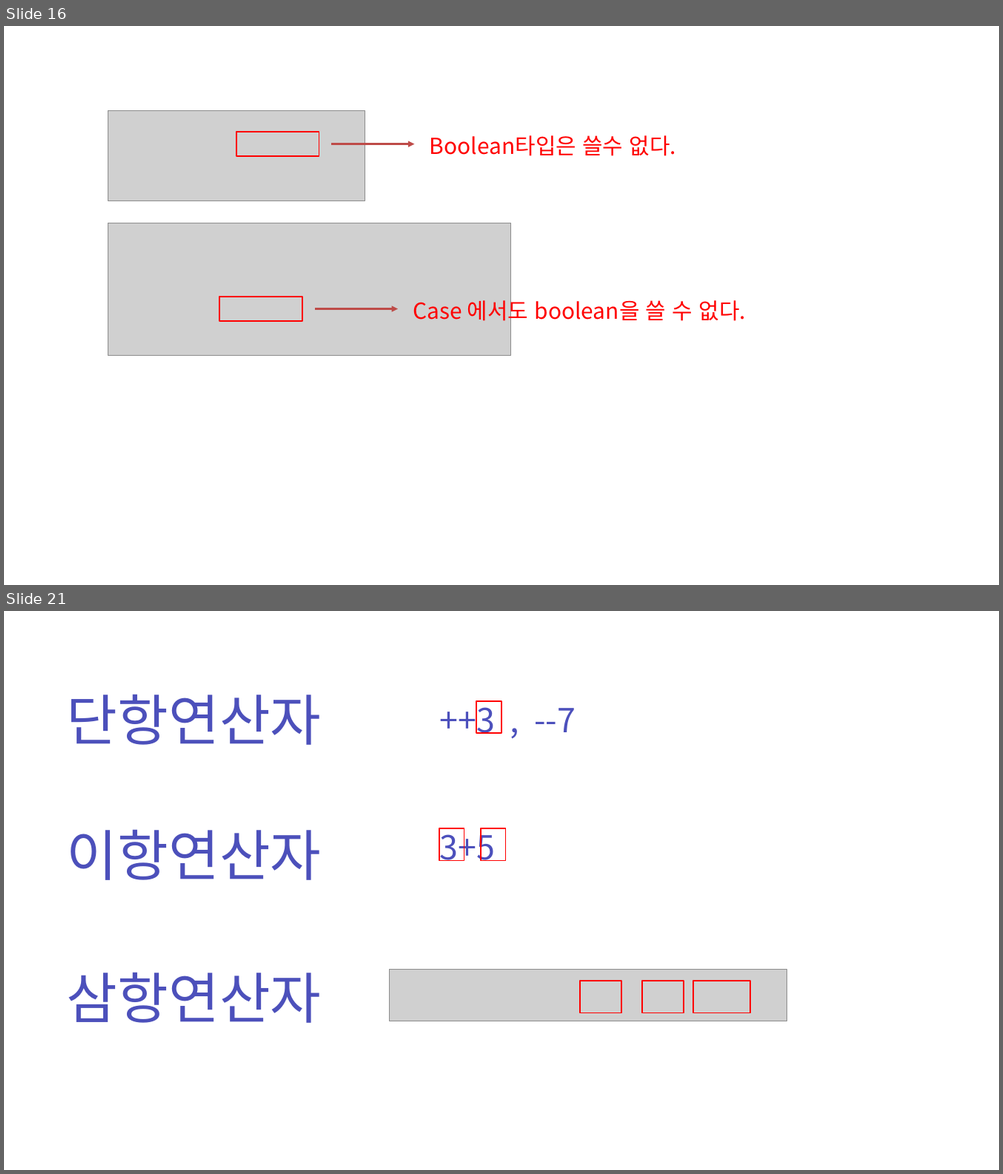
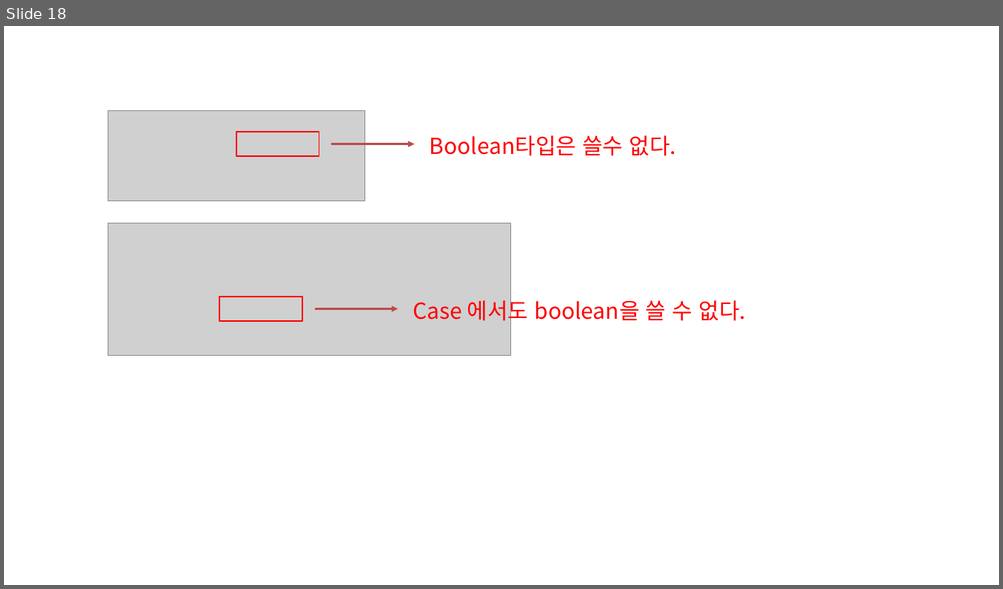
Before and after one commit to zest132/JavaLecture, a slide deck: JavaLecture/LectureFile/java 3강.pptx. Shown one above the other, each under a label of ours: slides 16 and 21 before the commit, slide 18 after it; the slides between them are not shown. The pictures are 1003x1174 and 1003x589 pixels, drawn with LibreOffice and Linux fonts; fonts in the diff are those of the drawing; grey boxes stand for pictures. Boxes give left, top, right and bottom in pixels: in the first picture for what was removed or moved away, otherwise in the second. Text is boxed around its words. In the diff, an @@ line names an element or a change of style, - is before the commit and + after.

```diff
--- a/JavaLecture/LectureFile/java 3강.pptx
+++ b/JavaLecture/LectureFile/java 3강.pptx
@@ slide 21 removed at bbox=[4, 611, 999, 1170], background #FFFFFF @@
@@ text removed at bbox=[67, 694, 321, 745] @@
-단항연산자
@@ text removed at bbox=[440, 701, 575, 734] @@
-++3 , --7
@@ rectangle removed at bbox=[476, 701, 501, 733] @@
@@ text removed at bbox=[67, 829, 321, 880] @@
-이항연산자
@@ rectangle removed at bbox=[439, 829, 464, 861] @@
@@ text removed at bbox=[440, 828, 495, 861] @@
-3+5
@@ rectangle removed at bbox=[481, 829, 505, 861] @@
@@ text removed at bbox=[67, 972, 321, 1023] @@
-삼항연산자
@@ picture removed at bbox=[390, 970, 786, 1022] @@
@@ rectangle removed at bbox=[580, 981, 621, 1014] @@
@@ rectangle removed at bbox=[642, 981, 683, 1014] @@
@@ rectangle removed at bbox=[693, 981, 750, 1014] @@
@@ what was slide 16 is now slide 18 @@
```
Also in this commit, not shown: 4 slides changed, 6 slides added, 28 other slides removed, 3 other files.
